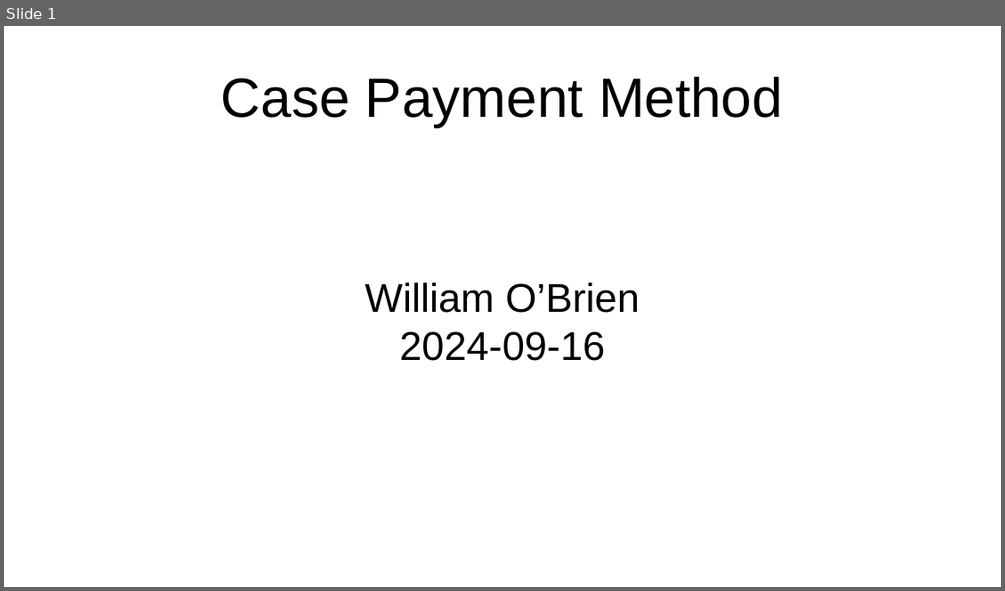
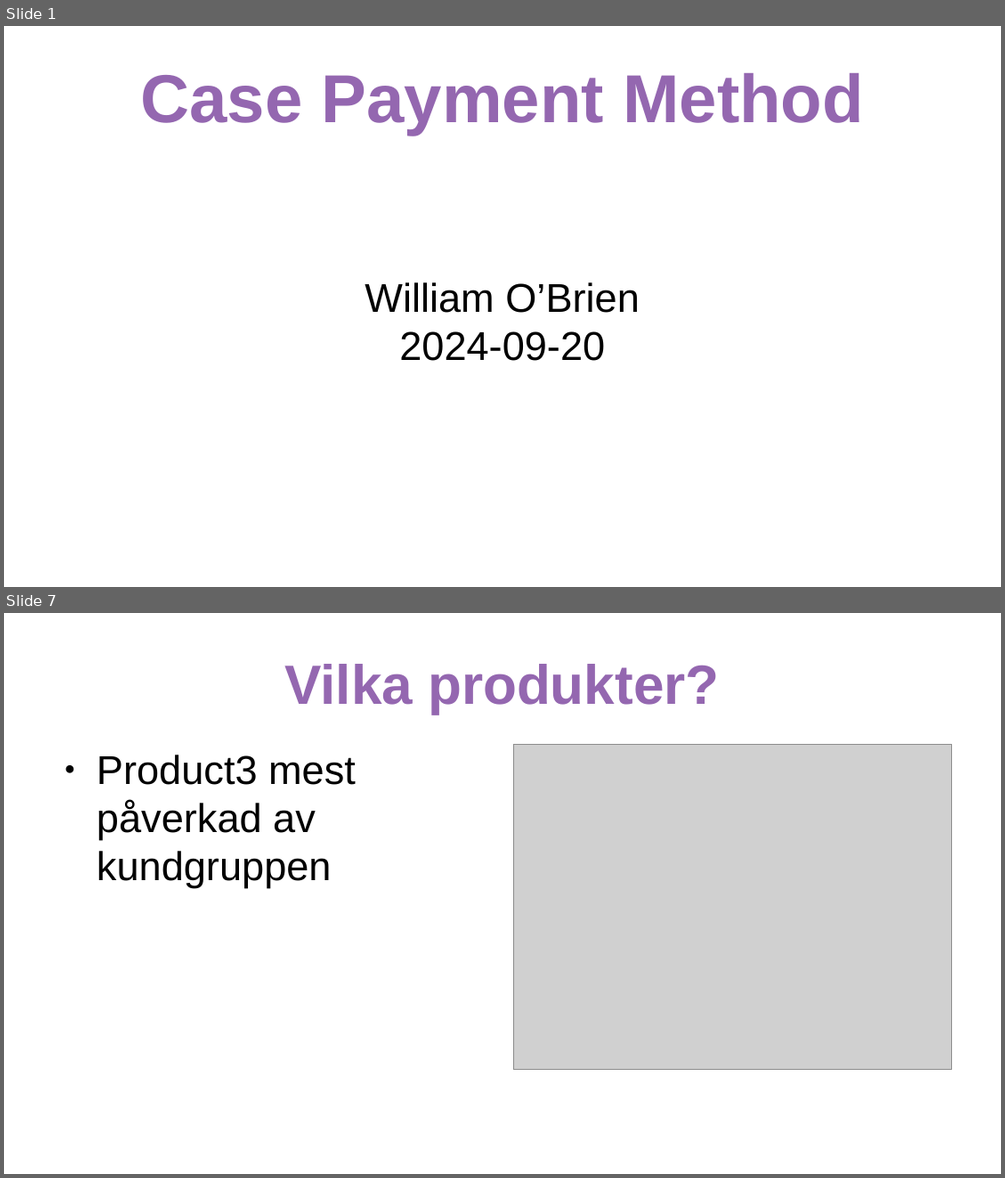
Before and after one commit to samfromsatc/payment_method_case_if, a slide deck: presentation_payment_method.odp. Shown one above the other, each under a label of ours: slide 1 before the commit, slides 1 and 7 after it; the slides between them are not shown. The pictures are 1005x591 and 1005x1178 pixels, drawn with LibreOffice and Linux fonts; fonts in the diff are those of the drawing; grey boxes stand for pictures. Boxes give left, top, right and bottom in pixels: in the first picture for what was removed or moved away, otherwise in the second. Text is boxed around its words. In the diff, an @@ line names an element or a change of style, - is before the commit and + after.

```diff
--- a/presentation_payment_method.odp
+++ b/presentation_payment_method.odp
@@ slide 7 added at bbox=[4, 613, 1001, 1174], background #FFFFFF @@
@@ title added at bbox=[284, 664, 719, 714], 44 pt, text #9467B0, bold @@
+Vilka produkter?
@@ picture added at bbox=[514, 744, 952, 1070] @@
@@ text added at bbox=[97, 755, 356, 888], 32 pt, text #000000 @@
+● Product3 mest påverkad av kundgruppen
@@ slide 1 changed as well @@
@@ title "Case Payment Method" at bbox=[140, 73, 864, 135]: size 44 to 54 pt, text colour #000000 to #9467B0, bold on @@
@@ subtitle at bbox=[399, 331, 605, 361]: text changed @@
-2024-09-16
+2024-09-20
```
Also in this commit, not shown: 7 other slides added, 1 slide removed, 8 other files.
